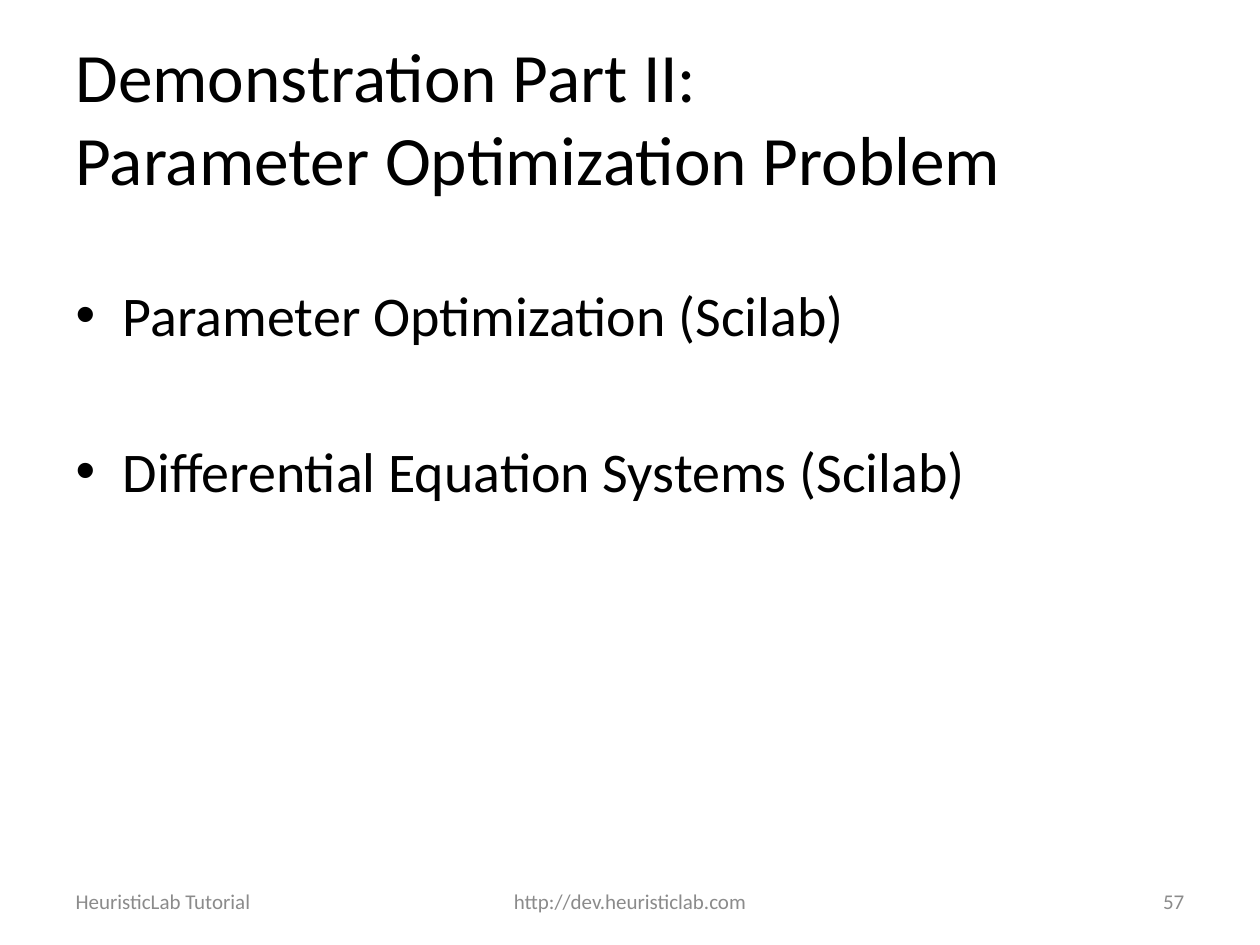
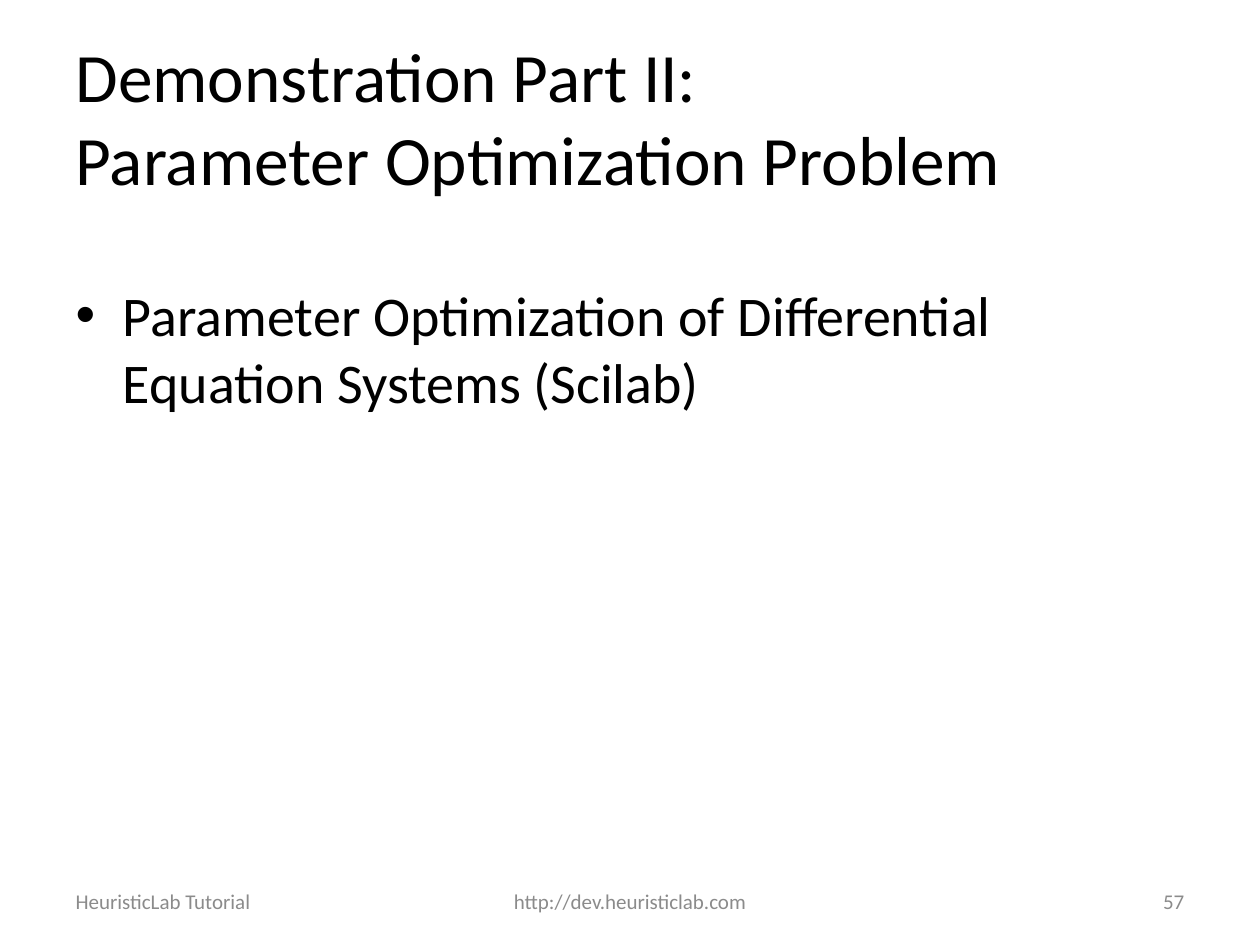
Before and after one commit to heal-research/HeuristicLab, a slide deck: slide 57 of documentation/Tutorials/Optimizing External Applications with HeuristicLab.pptx. Drawn at 1260x945 pixels with LibreOffice and Linux fonts; fonts in the diff are those of the drawing; background and template pictures are left out. Boxes give left, top, right and bottom in pixels: in the first picture for what was removed or moved away, otherwise in the second. Text is boxed around its words. In the diff, an @@ line names an element or a change of style, - is before the commit and + after.

```diff
--- a/documentation/Tutorials/Optimizing External Applications with HeuristicLab.pptx
+++ b/documentation/Tutorials/Optimizing External Applications with HeuristicLab.pptx
@@ text at (123,297,991,412): text changed @@
-• Parameter Optimization (Scilab)
-• Differential Equation Systems (Scilab)
+• Parameter Optimization of Differential Equation Systems (Scilab)
```
Also in this commit, not shown: 3 other slides changed, 13 slides added.
